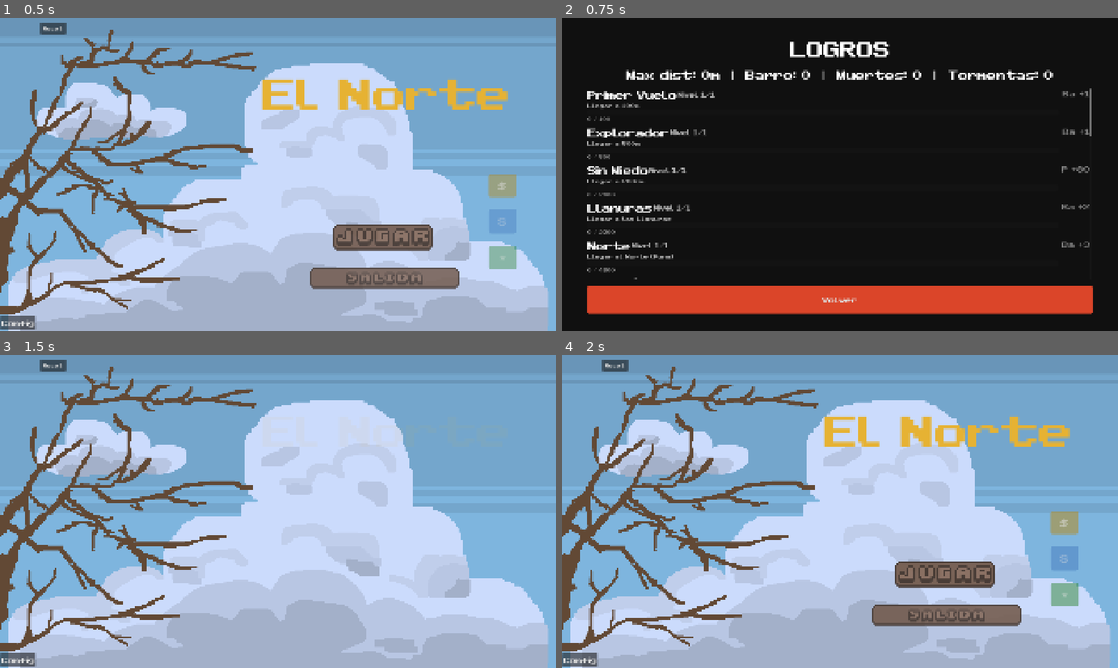
Above: before the commit, frames 1-4 (two rows, left to right).
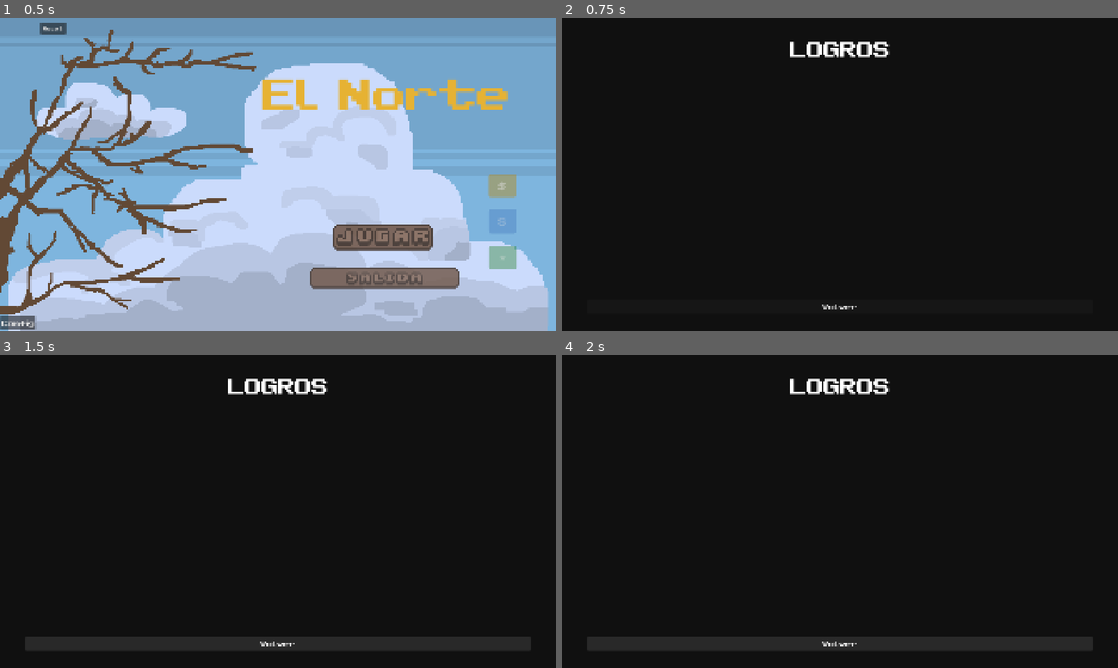
Above: after the commit, the same moments.

Repository: TomasMoreno21/El-Norte
Game: Godot game, scene res://scenes/menu/menu.tscn
The game is run twice, just before and just after one commit, with the same random seed, the same clock (stepped at 60 frames per second) and the same inputs.
Inputs:
- Up to frame 1 (0.5 s): no input
- Up to frame 2 (0.75 s): click "★" at 0.5 s
- Up to frame 3 (1.5 s): click "Volver" at 1.25 s
- Up to frame 4 (2 s): no input

Frame 1 is identical in both runs. In frame 2, 12% of the frame differs, in the area x 4-96%, y 16-95%; in frame 3, 100%, in the area x 0-100%, y 0-100%; in frame 4, 100%.
Error after the commit: Parse Error: Cannot infer the type of "pending_key" variable because the value doesn't have a set type. (res://scenes/achievements/achievements.gd:79)

Commit message:
feat: recompensas se recogen en pantalla de logros, popup solo notifica

Diff:
--- a/scenes/achievements/achievements.gd
+++ b/scenes/achievements/achievements.gd
@@ -49,6 +49,7 @@
 		row.add_theme_constant_override("separation", 12)
 
 		if all_done:
+			var lv = a["levels"][cur_level]
 			var panel := ColorRect.new()
 			panel.color = Color(0.12, 0.4, 0.12, 0.6)
 			panel.size_flags_horizontal = 3
@@ -68,11 +69,34 @@
 			header.add_child(name_lbl)
 			info.add_child(header)
 
+			var row2 := HBoxContainer.new()
 			var done_lbl := Label.new()
 			done_lbl.text = "COMPLETADO"
 			done_lbl.add_theme_font_size_override("font_size", 16)
 			done_lbl.modulate = Color(0, 1, 0)
-			info.add_child(done_lbl)
+			row2.add_child(done_lbl)
+
+			var pending_key := id + "_" + str(cur_level)
+			if pending_key in DataManager.pending_rewards:
+				var recoger_btn := Button.new()
+				recoger_btn.text = "Recoger"
+				recoger_btn.custom_minimum_size = Vector2(120, 36)
+				var s := StyleBoxFlat.new()
+				s.bg_color = Color(0.55, 0.45, 0.15)
+				s.corner_radius_top_left = 6
+				s.corner_radius_top_right = 6
+				s.corner_radius_bottom_left = 6
+				s.corner_radius_bottom_right = 6
+				recoger_btn.add_theme_stylebox_override("normal", s)
+				var sh := s.duplicate()
+				sh.bg_color = Color(0.7, 0.55, 0.2)
+				recoger_btn.add_theme_stylebox_override("hover", sh)
+				recoger_btn.add_theme_color_override("font_color", Color.WHITE)
+				recoger_btn.add_theme_font_size_override("font_size", 18)
+				recoger_btn.pressed.connect(_claim_reward.bind(id, cur_level, lv["reward_type"], lv["reward_amount"]))
+				row2.add_child(recoger_btn)
+
+			info.add_child(row2)
 
 			panel.add_child(info)
 			info.anchor_right = 1.0
@@ -80,7 +104,6 @@
 			row.add_child(panel)
 
 			var reward := Label.new()
-			var lv = a["levels"][cur_level]
 			var rtype: String = "Ba" if lv["reward_type"] == "bolas" else "P"
 			reward.text = "%s +%d" % [rtype, lv["reward_amount"]]
 			reward.add_theme_font_size_override("font_size", 24)
@@ -151,5 +174,29 @@
 
 		list.add_child(row)
 
+func _claim_reward(id: String, level: int, rtype: String, ramount: int) -> void:
+	var info := { "id": id, "level": level, "reward_type": rtype, "reward_amount": ramount }
+	DataManager.claim_achievement_reward(info)
+	AudioManager.play_sfx("achievement")
+	var txt := DataManager.format_reward(rtype, ramount)
+	if not txt.is_empty():
+		_show_floating_text(txt)
+	_populate_achievements()
+
+func _show_floating_text(text: String) -> void:
+	var lbl := Label.new()
+	lbl.text = text
+	lbl.add_theme_font_size_override("font_size", 28)
+	lbl.add_theme_color_override("font_color", Color(1.0, 0.75, 0.06))
+	lbl.horizontal_alignment = HORIZONTAL_ALIGNMENT_CENTER
+	lbl.size = Vector2(300, 40)
+	var vp := get_viewport().get_visible_rect().size
+	lbl.position = Vector2(vp.x / 2 - 150, vp.y / 2 - 60)
+	add_child(lbl)
+	var tw := get_tree().create_tween().set_pause_mode(Tween.TWEEN_PAUSE_PROCESS)
+	tw.tween_property(lbl, "position", lbl.position + Vector2(0, -60), 1.0)
+	tw.parallel().tween_property(lbl, "modulate", Color(1, 1, 1, 0), 1.0)
+	tw.tween_callback(lbl.queue_free)
+
 func _on_volver() -> void:
 	SceneTransition.fade_to_scene("res://scenes/menu/menu.tscn")
--- a/scenes/data_manager/data_manager.gd
+++ b/scenes/data_manager/data_manager.gd
@@ -416,7 +416,7 @@
 				unlocked_birds.append("premio_pajarero")
 	save_data()
 
-func _format_reward(rtype: String, ramount: int) -> String:
+func format_reward(rtype: String, ramount: int) -> String:
 	match rtype:
 		"bolas":
 			return "+%d barro" % ramount
@@ -475,7 +475,7 @@
 	overlay.process_mode = PROCESS_MODE_WHEN_PAUSED
 	scene.add_child(overlay)
 
-	var POPUP_H := 140
+	var POPUP_H := 88
 	var vp := get_viewport().get_visible_rect().size
 	var bg := ColorRect.new()
 	bg.color = Color(0.05, 0.05, 0.05, 0.85)
@@ -495,7 +495,7 @@
 	desc_lbl.text = info["desc"]
 	desc_lbl.add_theme_font_size_override("font_size", 14)
 	desc_lbl.add_theme_color_override("font_color", Color(0.7, 0.7, 0.7))
-	desc_lbl.position = Vector2(0, 42)
+	desc_lbl.position = Vector2(0, 46)
 	desc_lbl.size = Vector2(350, 32)
 	desc_lbl.horizontal_alignment = HORIZONTAL_ALIGNMENT_CENTER
 
@@ -503,51 +503,19 @@
 	bg.add_child(desc_lbl)
 	overlay.add_child(bg)
 
-	var btn := Button.new()
-	btn.text = "Recoger"
-	btn.size = Vector2(120, 36)
-	btn.position = Vector2((350 - 120) / 2, 76)
-	var theme := Theme.new()
-	var style := StyleBoxFlat.new()
-	style.bg_color = Color(0.55, 0.45, 0.15)
-	style.corner_radius_top_left = 6
-	style.corner_radius_top_right = 6
-	style.corner_radius_bottom_left = 6
-	style.corner_radius_bottom_right = 6
-	theme.set_stylebox("normal", "Button", style)
-	theme.set_stylebox("hover", "Button", style)
-	theme.set_stylebox("pressed", "Button", style)
-	var style_hover := style.duplicate()
-	style_hover.bg_color = Color(0.7, 0.55, 0.2)
-	theme.set_stylebox("hover", "Button", style_hover)
-	theme.set_color("font_color", "Button", Color.WHITE)
-	theme.set_font_size("font_size", "Button", 18)
-	btn.theme = theme
-	bg.add_child(btn)
-
 	bg.modulate = Color(1, 1, 1, 0)
 	var tw := get_tree().create_tween().set_pause_mode(Tween.TWEEN_PAUSE_PROCESS)
 	tw.tween_property(bg, "modulate", Color(1, 1, 1, 1), 0.3)
 
-	var claimed := false
-	btn.pressed.connect(func():
-		if claimed:
-			return
-		claimed = true
-		claim_achievement_reward(info)
-		AudioManager.play_sfx("achievement")
-		var txt := _format_reward(info.get("reward_type", ""), info.get("reward_amount", 0))
-		if not txt.is_empty():
-			_show_floating_reward_text(overlay, txt)
-		await get_tree().create_timer(0.8, false).timeout
-		if is_instance_valid(overlay):
-			overlay.queue_free()
-	)
-
-	while not claimed:
-		await get_tree().process_frame
-		if not is_instance_valid(overlay):
-			break
+	await get_tree().create_timer(3.5, false).timeout
+	if not is_instance_valid(overlay):
+		return
+
+	var tw2 := get_tree().create_tween().set_pause_mode(Tween.TWEEN_PAUSE_PROCESS)
+	tw2.tween_property(bg, "modulate", Color(1, 1, 1, 0), 0.5)
+	await tw2.finished
+	if is_instance_valid(overlay):
+		overlay.queue_free()
 
 func _show_floating_reward_text(overlay: CanvasLayer, text: String) -> void:
 	var lbl := Label.new()
--- a/scenes/main/main.gd
+++ b/scenes/main/main.gd
@@ -713,7 +713,9 @@
 		return
 	for a in nuevos:
 		AudioManager.play_sfx("popup")
-		await DataManager.show_achievement_popup(a)
+		AudioManager.play_sfx("achievement")
+		DataManager.show_achievement_popup(a)
+		await get_tree().create_timer(2.8, false, true).timeout
 
 func _on_revive() -> void:
 	AudioManager.play_sfx("revive")
